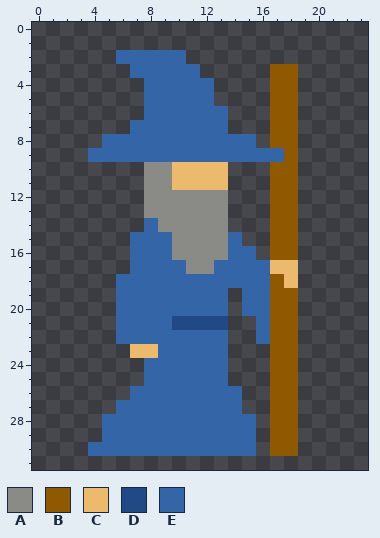
Pixel-art sprite -- sprites/images/s_wizard_walk_B_1.png. That is the earlier state.
The file is 48x64 pixels, drawn in blocks of 2x2; one block is one cell here.
Palette (. is transparent): A #8a8a86  B #8e5900  C #ebba6d  D #204986  E #3465a6
New version:
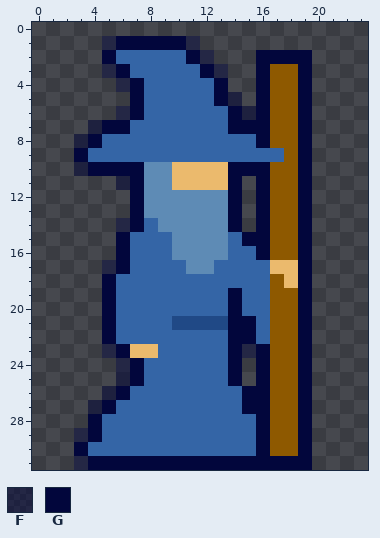
Colours new in this view: F #02063c80  G #02063c
Difference:
Colour A changes from #8a8a86 to #5e8bb5.
The author put colour F in row 1 at x 5 and 11; in row 2 at x 12; in row 3 at x 5 and 13; in row 4 at x 6; in row 5 at x 14; in row 6 at x 6 and 15.
The author put colour F in row 7 at x 4; in row 8 at x 3; in row 10 at x 3; in row 11 at x 6; in row 14 at x 6; in row 17 at x 5.
The author put colour F in row 23 at x 5 and 15; in rows 24 to 25 at x 6; in row 26 at x 5; in row 27 at x 4; in row 29 at x 3; in row 31 at x 3.
The author put colour G in row 1 at x 6 to 10; in row 2 at x 5, 11 and 16 to 19; in row 3 at x 6, 12, 16 and 19; in rows 4 to 5 at x 7, 13, 16 and 19; in row 6 at x 7, 14, 16 and 19; in row 7 at x 5 to 6, 14 to 16 and 19.
The author put colour G in row 8 at x 4, 16 and 19; in row 9 at x 3 and 19; in row 10 at x 4 to 7, 14 to 16 and 19; in rows 11 to 14 at x 7, 14, 16 and 19; in row 15 at x 6, 15 to 16 and 19; in row 16 at x 6, 16 and 19.
The author put colour G in row 17 at x 6 and 19; in row 18 at x 5 and 19; in rows 19 to 20 at x 5, 14 and 19; in rows 21 to 22 at x 5, 14 to 15 and 19; in row 23 at x 6, 14, 16 and 19; in rows 24 to 25 at x 7, 14, 16 and 19.
The author put colour G in row 26 at x 6, 15 to 16 and 19; in row 27 at x 5, 15 to 16 and 19; in rows 28 to 29 at x 4, 16 and 19; in row 30 at x 3, 16 and 19; in row 31 at x 4 to 19.
Pixel boxes of the changes (left, top, right, bottom) in both pictures:
changed: (74, 36, 312, 470)
